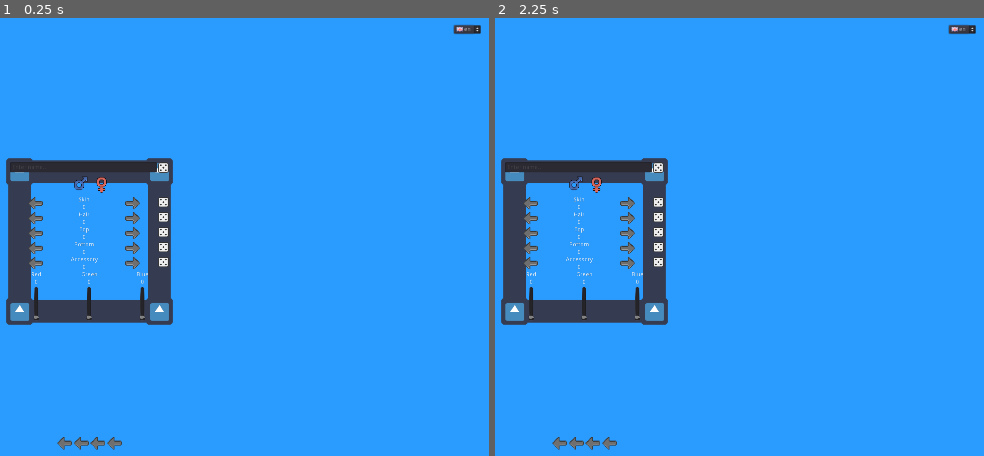
Above: before the commit, frames 1-2 (left to right).
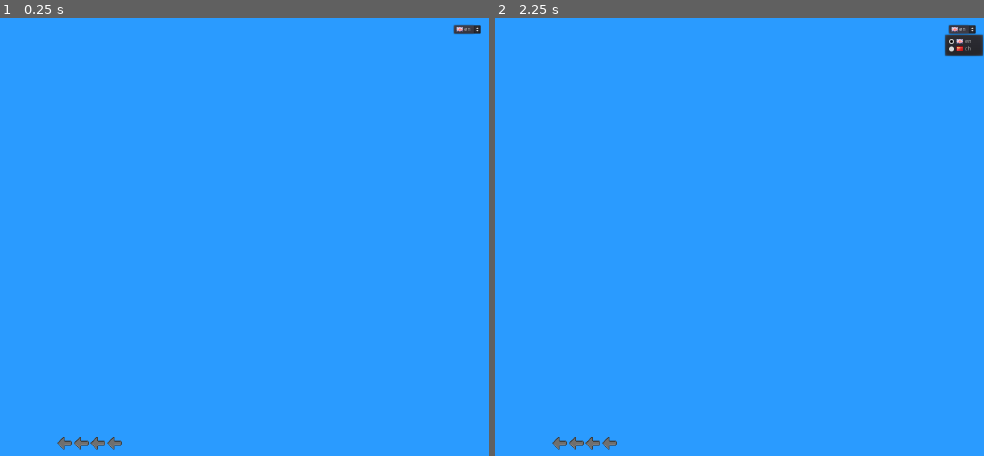
Above: after the commit, the same moments.

Repository: SabreOfWinter/Live-Over-The-Hills
Game: Godot game, scene res://menus/splash/splash.tscn
The game is run twice, just before and just after one commit, with the same random seed, the same clock (stepped at 60 frames per second) and the same inputs. The engine's default icon, where the game draws it, is replaced by a stand-in: a white triangle on a blue panel in a dark square.
Inputs (mouse positions are in pixels of both pictures, inside the frame that each line leads up to):
- Up to frame 1 (0.25 s): no input
- Up to frame 2 (2.25 s): click (558, 442) at 0.5 s; click (558, 442) at 1.25 s; click "en" at 2 s

The runs differ from the first frame. In frame 1, 6.9% of the frame differs, in the area x 1-36%, y 31-71%; in frame 2, 7.3%, in the area x 1-100%, y 3-71%.

Commit message:
Menu - start animation init

Diff:
--- a/menus/main/main.tscn
+++ b/menus/main/main.tscn
@@ -13,6 +13,33 @@
 [ext_resource path="res://menus/main/female_normal.png" type="Texture" id=11]
 [ext_resource path="res://menus/main/female_pressed.png" type="Texture" id=12]
 
+[sub_resource type="Animation" id=1]
+resource_name = "start"
+tracks/0/type = "value"
+tracks/0/path = NodePath("new_game:visible")
+tracks/0/interp = 1
+tracks/0/loop_wrap = true
+tracks/0/imported = false
+tracks/0/enabled = true
+tracks/0/keys = {
+"times": PoolRealArray( 0 ),
+"transitions": PoolRealArray( 1 ),
+"update": 1,
+"values": [ false ]
+}
+tracks/1/type = "value"
+tracks/1/path = NodePath("main:visible")
+tracks/1/interp = 1
+tracks/1/loop_wrap = true
+tracks/1/imported = false
+tracks/1/enabled = true
+tracks/1/keys = {
+"times": PoolRealArray( 0 ),
+"transitions": PoolRealArray( 1 ),
+"update": 1,
+"values": [ true ]
+}
+
 [node name="menu" type="Control"]
 anchor_right = 1.0
 anchor_bottom = 1.0
@@ -96,6 +123,7 @@
 texture_normal = ExtResource( 5 )
 
 [node name="new_game" type="Control" parent="."]
+visible = false
 anchor_right = 1.0
 anchor_bottom = 1.0
 __meta__ = {
@@ -421,33 +449,33 @@
 size_flags_stretch_ratio = 0.1
 texture_normal = ExtResource( 7 )
 
-[node name="HBoxContainer" type="HBoxContainer" parent="new_game/nine_patch_rect/vbox_container"]
+[node name="colour_hbox_container" type="HBoxContainer" parent="new_game/nine_patch_rect/vbox_container"]
 margin_top = 263.0
 margin_right = 380.0
 margin_bottom = 380.0
 size_flags_vertical = 3
 alignment = 1
 
-[node name="red_vbox_container" type="VBoxContainer" parent="new_game/nine_patch_rect/vbox_container/HBoxContainer"]
+[node name="red_vbox_container" type="VBoxContainer" parent="new_game/nine_patch_rect/vbox_container/colour_hbox_container"]
 margin_left = 50.0
 margin_right = 74.0
 margin_bottom = 117.0
 size_flags_horizontal = 6
 alignment = 1
 
-[node name="red_label" type="Label" parent="new_game/nine_patch_rect/vbox_container/HBoxContainer/red_vbox_container"]
+[node name="red_label" type="Label" parent="new_game/nine_patch_rect/vbox_container/colour_hbox_container/red_vbox_container"]
 margin_right = 24.0
 margin_bottom = 14.0
 text = "Red"
 
-[node name="red_value" type="Label" parent="new_game/nine_patch_rect/vbox_container/HBoxContainer/red_vbox_container"]
+[node name="red_value" type="Label" parent="new_game/nine_patch_rect/vbox_container/colour_hbox_container/red_vbox_container"]
 margin_top = 18.0
 margin_right = 24.0
 margin_bottom = 32.0
 text = "0"
 align = 1
 
-[node name="red_vslider" type="VSlider" parent="new_game/nine_patch_rect/vbox_container/HBoxContainer/red_vbox_container"]
+[node name="red_vslider" type="VSlider" parent="new_game/nine_patch_rect/vbox_container/colour_hbox_container/red_vbox_container"]
 margin_left = 4.0
 margin_top = 36.0
 margin_right = 20.0
@@ -456,7 +484,7 @@
 size_flags_vertical = 3
 max_value = 255.0
 
-[node name="green_vbox_container" type="VBoxContainer" parent="new_game/nine_patch_rect/vbox_container/HBoxContainer"]
+[node name="green_vbox_container" type="VBoxContainer" parent="new_game/nine_patch_rect/vbox_container/colour_hbox_container"]
 margin_left = 170.0
 margin_right = 209.0
 margin_bottom = 117.0
@@ -464,19 +492,19 @@
 size_flags_vertical = 3
 alignment = 1
 
-[node name="green_label" type="Label" parent="new_game/nine_patch_rect/vbox_container/HBoxContainer/green_vbox_container"]
+[node name="green_label" type="Label" parent="new_game/nine_patch_rect/vbox_container/colour_hbox_container/green_vbox_container"]
 margin_right = 39.0
 margin_bottom = 14.0
 text = "Green"
 
-[node name="green_value" type="Label" parent="new_game/nine_patch_rect/vbox_container/HBoxContainer/green_vbox_container"]
+[node name="green_value" type="Label" parent="new_game/nine_patch_rect/vbox_container/colour_hbox_container/green_vbox_container"]
 margin_top = 18.0
 margin_right = 39.0
 margin_bottom = 32.0
 text = "0"
 align = 1
 
-[node name="green_vslider" type="VSlider" parent="new_game/nine_patch_rect/vbox_container/HBoxContainer/green_vbox_container"]
+[node name="green_vslider" type="VSlider" parent="new_game/nine_patch_rect/vbox_container/colour_hbox_container/green_vbox_container"]
 margin_left = 11.0
 margin_top = 36.0
 margin_right = 27.0
@@ -485,26 +513,26 @@
 size_flags_vertical = 3
 max_value = 255.0
 
-[node name="blue_vbox_container" type="VBoxContainer" parent="new_game/nine_patch_rect/vbox_container/HBoxContainer"]
+[node name="blue_vbox_container" type="VBoxContainer" parent="new_game/nine_patch_rect/vbox_container/colour_hbox_container"]
 margin_left = 303.0
 margin_right = 332.0
 margin_bottom = 117.0
 size_flags_horizontal = 6
 alignment = 1
 
-[node name="blue_label" type="Label" parent="new_game/nine_patch_rect/vbox_container/HBoxContainer/blue_vbox_container"]
+[node name="blue_label" type="Label" parent="new_game/nine_patch_rect/vbox_container/colour_hbox_container/blue_vbox_container"]
 margin_right = 29.0
 margin_bottom = 14.0
 text = "Blue"
 
-[node name="blue_value" type="Label" parent="new_game/nine_patch_rect/vbox_container/HBoxContainer/blue_vbox_container"]
+[node name="blue_value" type="Label" parent="new_game/nine_patch_rect/vbox_container/colour_hbox_container/blue_vbox_container"]
 margin_top = 18.0
 margin_right = 29.0
 margin_bottom = 32.0
 text = "0"
 align = 1
 
-[node name="blue_vslider" type="VSlider" parent="new_game/nine_patch_rect/vbox_container/HBoxContainer/blue_vbox_container"]
+[node name="blue_vslider" type="VSlider" parent="new_game/nine_patch_rect/vbox_container/colour_hbox_container/blue_vbox_container"]
 margin_left = 6.0
 margin_top = 36.0
 margin_right = 22.0
@@ -514,6 +542,8 @@
 max_value = 255.0
 
 [node name="animation_player" type="AnimationPlayer" parent="."]
+autoplay = "start"
+anims/start = SubResource( 1 )
 [connection signal="pressed" from="main/HBoxContainer/new_game_button" to="." method="_on_new_game_button_pressed"]
 [connection signal="pressed" from="main/HBoxContainer/load_game_button" to="." method="_on_load_game_button_pressed"]
 [connection signal="pressed" from="main/HBoxContainer/settings_button" to="." method="_on_settings_button_pressed"]
Not shown: 1 places in menus/main/main.tscn that only renumber resources
